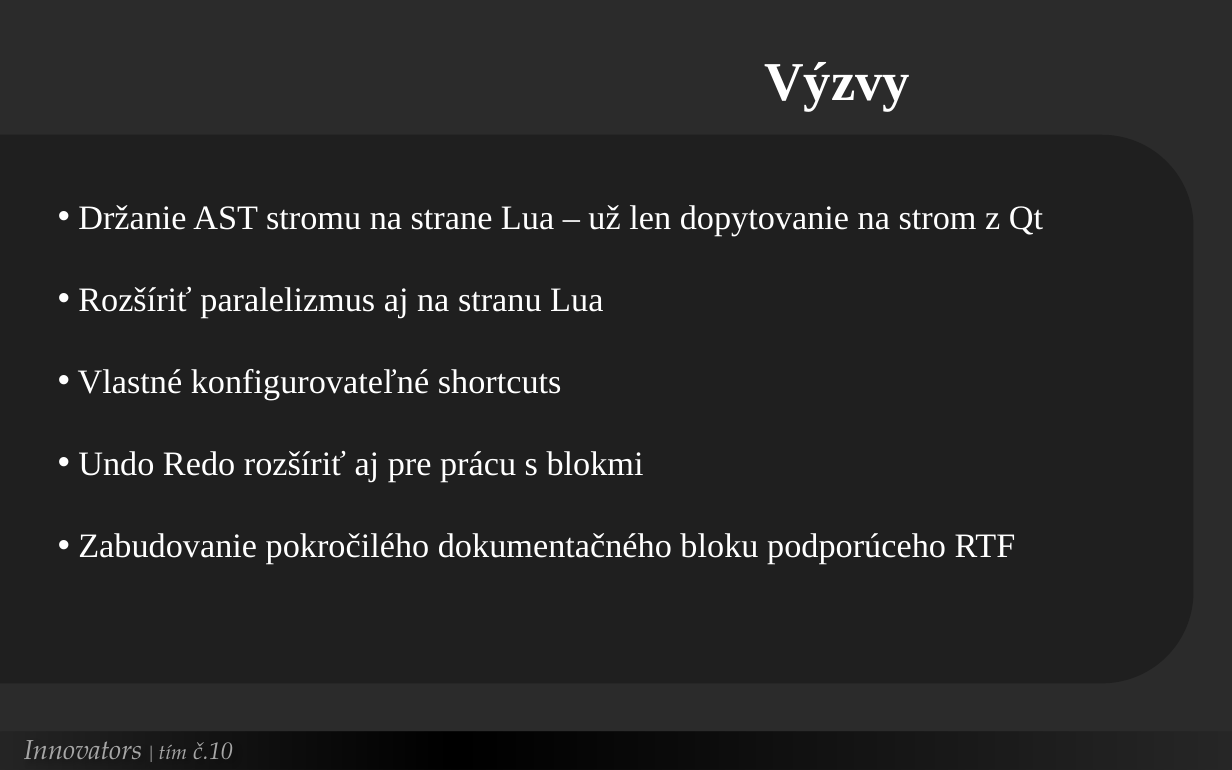
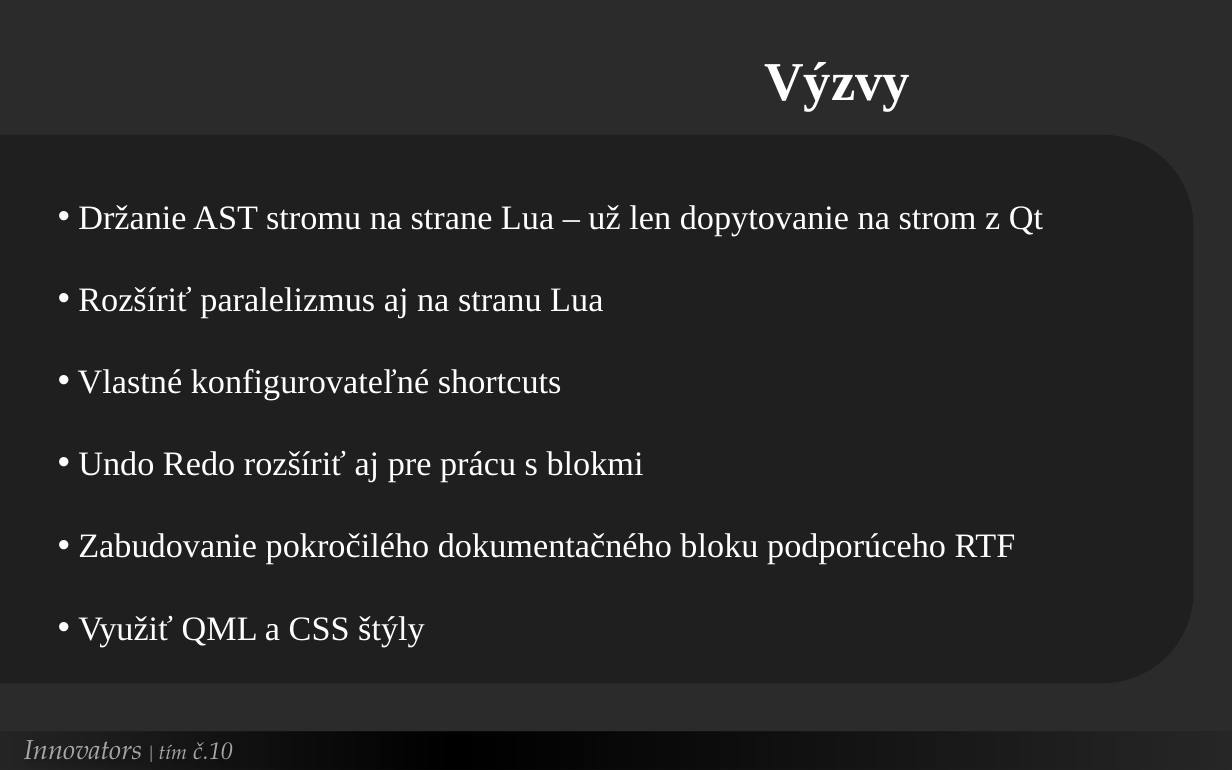
Before and after one commit to Innovators-Team10/Documentation, a slide deck: slide 15 of Dokumentacie/Ostatne/Innovators.pptx (slide 14 before the commit). Drawn at 1232x770 pixels with LibreOffice and Linux fonts; fonts in the diff are those of the drawing; background and template pictures are left out; a plain dark background stands for a picture behind light text. Boxes give left, top, right and bottom in pixels: in the first picture for what was removed or moved away, otherwise in the second. Text is boxed around its words. In the diff, an @@ line names an element or a change of style, - is before the commit and + after.

```diff
--- a/Dokumentacie/Ostatne/Innovators.pptx
+++ b/Dokumentacie/Ostatne/Innovators.pptx
@@ text at (78,616,425,647): paragraph added @@
+• Využiť QML a CSS štýly
```
Also in this commit, not shown: 5 other slides changed, 1 slide added.
